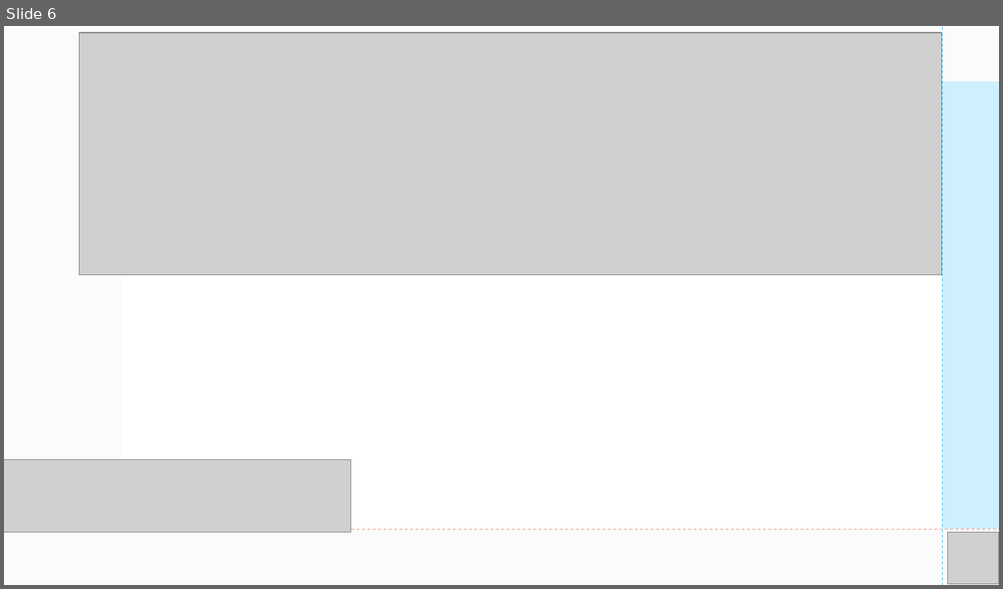
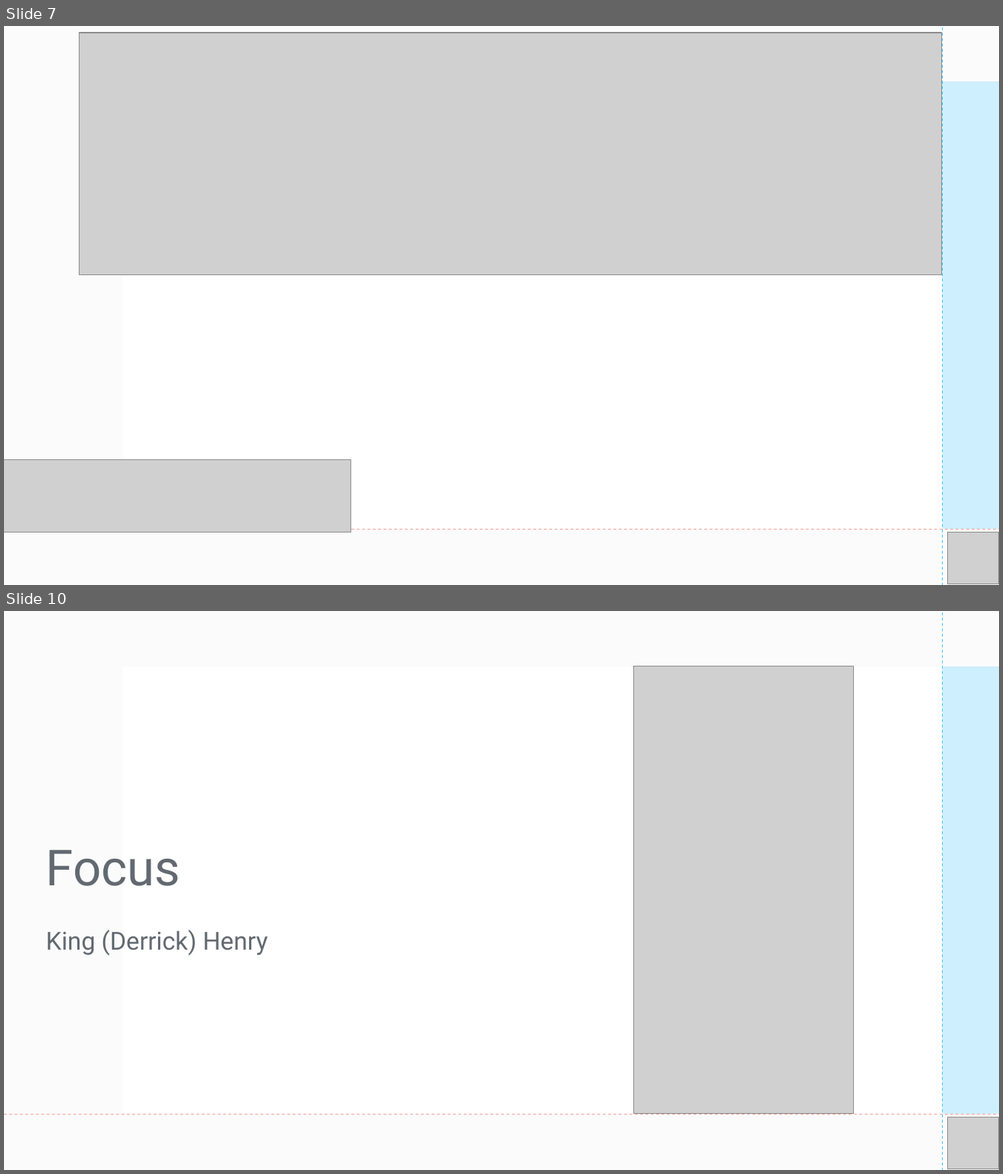
Before and after one commit to jrioross/dynasty_fantasy_football_ktc, a slide deck: assets/presentation_intro.pptx. Shown one above the other, each under a label of ours: slide 6 before the commit, slides 7 and 10 after it; the slides between them are not shown. The pictures are 1003x589 and 1003x1174 pixels, drawn with LibreOffice and Linux fonts; fonts in the diff are those of the drawing; grey boxes stand for pictures. Boxes give left, top, right and bottom in pixels: in the first picture for what was removed or moved away, otherwise in the second. Text is boxed around its words. In the diff, an @@ line names an element or a change of style, - is before the commit and + after.

```diff
--- a/assets/presentation_intro.pptx
+++ b/assets/presentation_intro.pptx
@@ slide 10 added at [4,611,999,1170], background #FFFFFF; not listed: 1 template element that a slide beside it also shows @@
@@ rectangle added at [4,611,999,1170], fill #FFFFFF @@
@@ rectangle added at [4,611,999,1170], fill #F4F4F4 at 35% opacity @@
@@ line added from (942, 1170) to (942, 612), #3FC1F8 0.75 pt dashed @@
@@ rectangle added at [122,667,999,1115], fill #FFFFFF @@
@@ picture added at [634,667,854,1114] @@
@@ rectangle added at [942,667,999,1114], fill #3FC1F8 at 25% opacity @@
@@ text added at [46,850,181,886], 48 pt, text #626971 @@
+Focus
@@ subtitle added at [46,930,268,956], 24 pt, text #626971 @@
+King (Derrick) Henry
@@ line added from (4, 1115) to (999, 1115), #F49D90 0.75 pt dashed @@
@@ picture added at [947,1118,999,1169] @@
@@ what was slide 6 is now slide 7 @@
```
Also in this commit, not shown: 3 slides changed, 2 other slides added, 5 other files.
